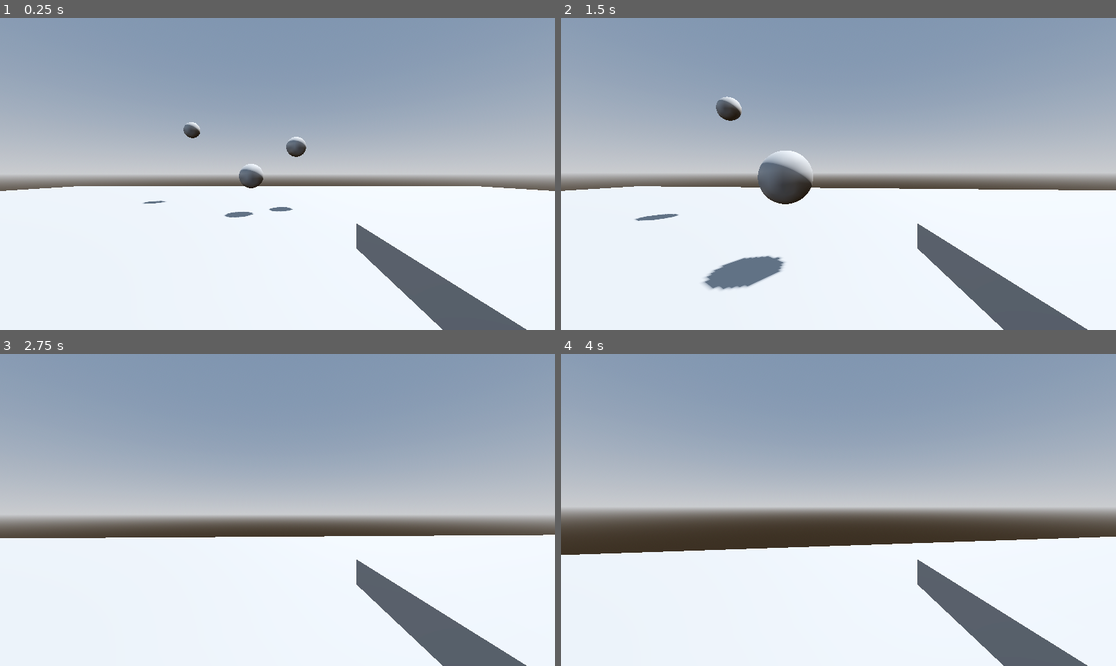
Above: before the commit, frames 1-4 (two rows, left to right).
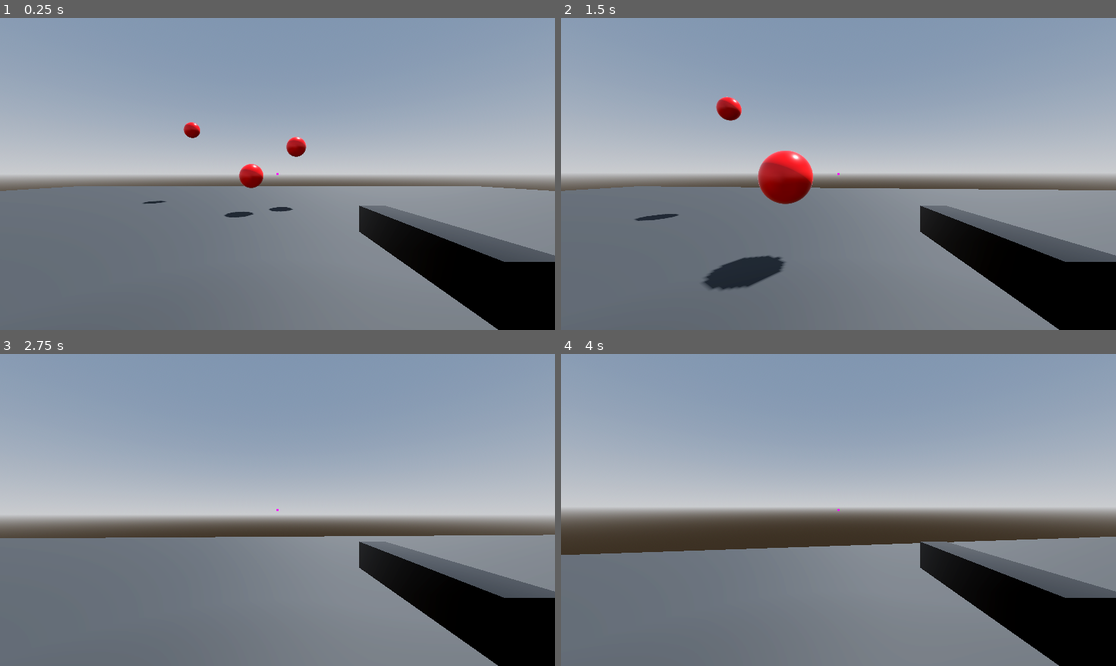
Above: after the commit, the same moments.

Repository: zjones2142/ComputerGraphicsFinalProject-FPS
Game: Godot game, scene res://node_3d.tscn
Two runs of this game, one before a commit and one after it. Both use one fixed random seed, a clock stepped at 60 frames per second and the inputs below.
Inputs (mouse positions are in pixels of both pictures, inside the frame that each line leads up to):
- Up to frame 1 (0.25 s): no input
- Up to frame 2 (1.5 s): tap Enter (ui_accept) at 0.5, 0.77 s; move the mouse to (866, 174) at 0.52 s; hold W (move_forward) from 0.53 s (still down); click (866, 174) at 0.6 s; move the mouse to (810, 174) at 1.27 s; click (810, 174) at 1.35 s
- Up to frame 3 (2.75 s): keep holding W (move_forward); tap Enter (ui_accept) at 1.52 s; move the mouse to (288, 503) at 2.02 s; click (288, 503) at 2.1 s
- Up to frame 4 (4 s): keep holding W (move_forward); move the mouse to (832, 516) at 2.77 s; click (832, 516) at 2.85 s; tap Enter (ui_accept) at 3.02, 3.77 s; move the mouse to (877, 513) at 3.52 s; click (877, 513) at 3.6 s

The runs differ from the first frame. In frame 1, 46% of the frame differs, in the area x 0-100%, y 33-100%; in frame 2, 47%, in the area x 0-100%, y 25-100%; in frame 3, 41%; in frame 4, 39%.

Commit message:
zj - adding materials

Diff:
--- /dev/null
+++ b/gc-fps-game/Materials/floor_material.tres
@@ -0,0 +1,6 @@
+[gd_resource type="StandardMaterial3D" format=3 uid="uid://c1vf8cyydcjor"]
+
+[resource]
+resource_name = "floor_material"
+albedo_color = Color(0.13319641, 0.13319641, 0.13319638, 1)
+roughness = 0.71
--- /dev/null
+++ b/gc-fps-game/Materials/gun_material.tres
@@ -0,0 +1,6 @@
+[gd_resource type="StandardMaterial3D" format=3 uid="uid://t7nhhrhwq31l"]
+
+[resource]
+albedo_color = Color(0.072842635, 0.072842635, 0.072842635, 1)
+metallic = 1.0
+roughness = 0.2
--- /dev/null
+++ b/gc-fps-game/Materials/target_material.tres
@@ -0,0 +1,6 @@
+[gd_resource type="StandardMaterial3D" format=3 uid="uid://qm5pucavpem"]
+
+[resource]
+albedo_color = Color(1, 0, 0, 1)
+metallic = 0.28
+roughness = 0.2
--- a/gc-fps-game/node_3d.tscn
+++ b/gc-fps-game/node_3d.tscn
@@ -1,7 +1,10 @@
 [gd_scene format=3 uid="uid://cad6ou64qr2ju"]
 
 [ext_resource type="Script" uid="uid://b4hj37cqn1d2t" path="res://player.gd" id="1_a202f"]
+[ext_resource type="Material" uid="uid://c1vf8cyydcjor" path="res://Materials/floor_material.tres" id="1_jka67"]
 [ext_resource type="Script" uid="uid://barhbxwb14d3p" path="res://pause_menu.gd" id="2_noarx"]
+[ext_resource type="Material" uid="uid://t7nhhrhwq31l" path="res://Materials/gun_material.tres" id="3_i5arm"]
+[ext_resource type="Material" uid="uid://qm5pucavpem" path="res://Materials/target_material.tres" id="4_wc5p8"]
 
 [sub_resource type="ProceduralSkyMaterial" id="ProceduralSkyMaterial_4xowi"]
 sky_horizon_color = Color(0.66224277, 0.6717428, 0.6867428, 1)
@@ -19,7 +22,7 @@
 [sub_resource type="CapsuleShape3D" id="CapsuleShape3D_4xowi"]
 
 [sub_resource type="BoxMesh" id="BoxMesh_4xowi"]
-size = Vector3(0.1, 0.1, 0.6)
+size = Vector3(0.1, 0.1, 0.5)
 
 [sub_resource type="SphereMesh" id="SphereMesh_a202f"]
 
@@ -36,6 +39,7 @@
 transform = Transform3D(1, 0, 0, 0, 1, 0, 0, 0, 1, 0, -0.5019839, 0)
 use_collision = true
 size = Vector3(50, 1, 50)
+material = ExtResource("1_jka67")
 
 [node name="Player" type="CharacterBody3D" parent="." unique_id=1651511319]
 transform = Transform3D(1, 0, 0, 0, 1, 0, 0, 0, 1, 0, 0.8117771, 0)
@@ -49,34 +53,55 @@
 transform = Transform3D(1, 0, 0, 0, 1, 0, 0, 0, 1, 0, 0.8674773, 0)
 
 [node name="Gun" type="MeshInstance3D" parent="Player/Camera3D" unique_id=1703807613]
-transform = Transform3D(1, 0, 0, 0, 1, 0, 0, 0, 1, 0.36446023, -0.24640608, -0.5075474)
+transform = Transform3D(1, 0, 0, 0, 1, 0, 0, 0, 1, 0.36446023, -0.17177403, -0.53212756)
 mesh = SubResource("BoxMesh_4xowi")
+surface_material_override/0 = ExtResource("3_i5arm")
 
 [node name="Target1" type="MeshInstance3D" parent="." unique_id=436864458 groups=["Targets"]]
 transform = Transform3D(1, 0, 0, 0, 1, 0, 0, 0, 1, -1.079391, 1.4508967, -8.394179)
 mesh = SubResource("SphereMesh_a202f")
+surface_material_override/0 = ExtResource("4_wc5p8")
 
 [node name="Target2" type="MeshInstance3D" parent="." unique_id=1028605617 groups=["Targets"]]
 transform = Transform3D(1, 0, 0, 0, 1, 0, 0, 0, 1, 0.9439962, 2.9017935, -10.266437)
 mesh = SubResource("SphereMesh_a202f")
+surface_material_override/0 = ExtResource("4_wc5p8")
 
 [node name="Target3" type="MeshInstance3D" parent="." unique_id=1908591020 groups=["Targets"]]
 transform = Transform3D(1, 0, 0, 0, 1, 0, 0, 0, 1, -5.5004005, 4.35269, -13.090519)
 mesh = SubResource("SphereMesh_a202f")
+surface_material_override/0 = ExtResource("4_wc5p8")
 
 [node name="UI" type="CanvasLayer" parent="." unique_id=1392470494]
 
-[node name="PauseMenu" type="Control" parent="UI" unique_id=1257894202 node_paths=PackedStringArray("player")]
-process_mode = 3
-layout_direction = 2
-layout_mode = 3
+[node name="CrosshairContainer" type="CenterContainer" parent="UI" unique_id=1793271217]
 anchors_preset = 15
 anchor_right = 1.0
 anchor_bottom = 1.0
 grow_horizontal = 2
 grow_vertical = 2
-size_flags_horizontal = 4
-size_flags_vertical = 4
+mouse_filter = 2
+
+[node name="ColorRect" type="ColorRect" parent="UI/CrosshairContainer" unique_id=574838950]
+custom_minimum_size = Vector2(4, 4)
+layout_mode = 2
+color = Color(12.03035, 0.00059141894, 6.6810884, 1)
+
+[node name="PauseMenu" type="Control" parent="UI" unique_id=1257894202 node_paths=PackedStringArray("player")]
+process_mode = 3
+custom_minimum_size = Vector2(450, 300)
+layout_direction = 2
+layout_mode = 3
+anchors_preset = 8
+anchor_left = 0.5
+anchor_top = 0.5
+anchor_right = 0.5
+anchor_bottom = 0.5
+grow_horizontal = 2
+grow_vertical = 2
+size_flags_horizontal = 6
+size_flags_vertical = 6
+size_flags_stretch_ratio = 1.01
 script = ExtResource("2_noarx")
 player = NodePath("../../Player")
 
